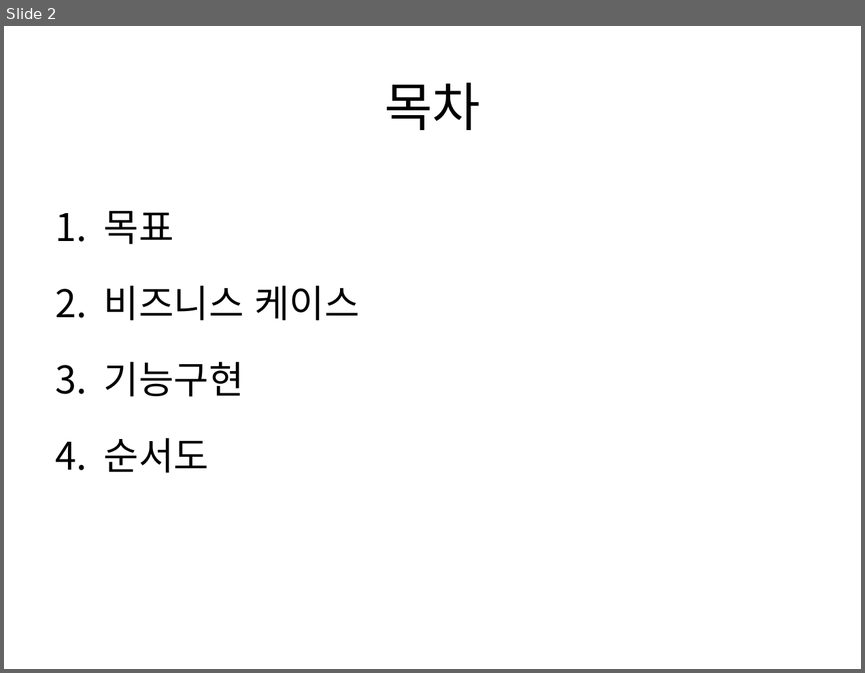
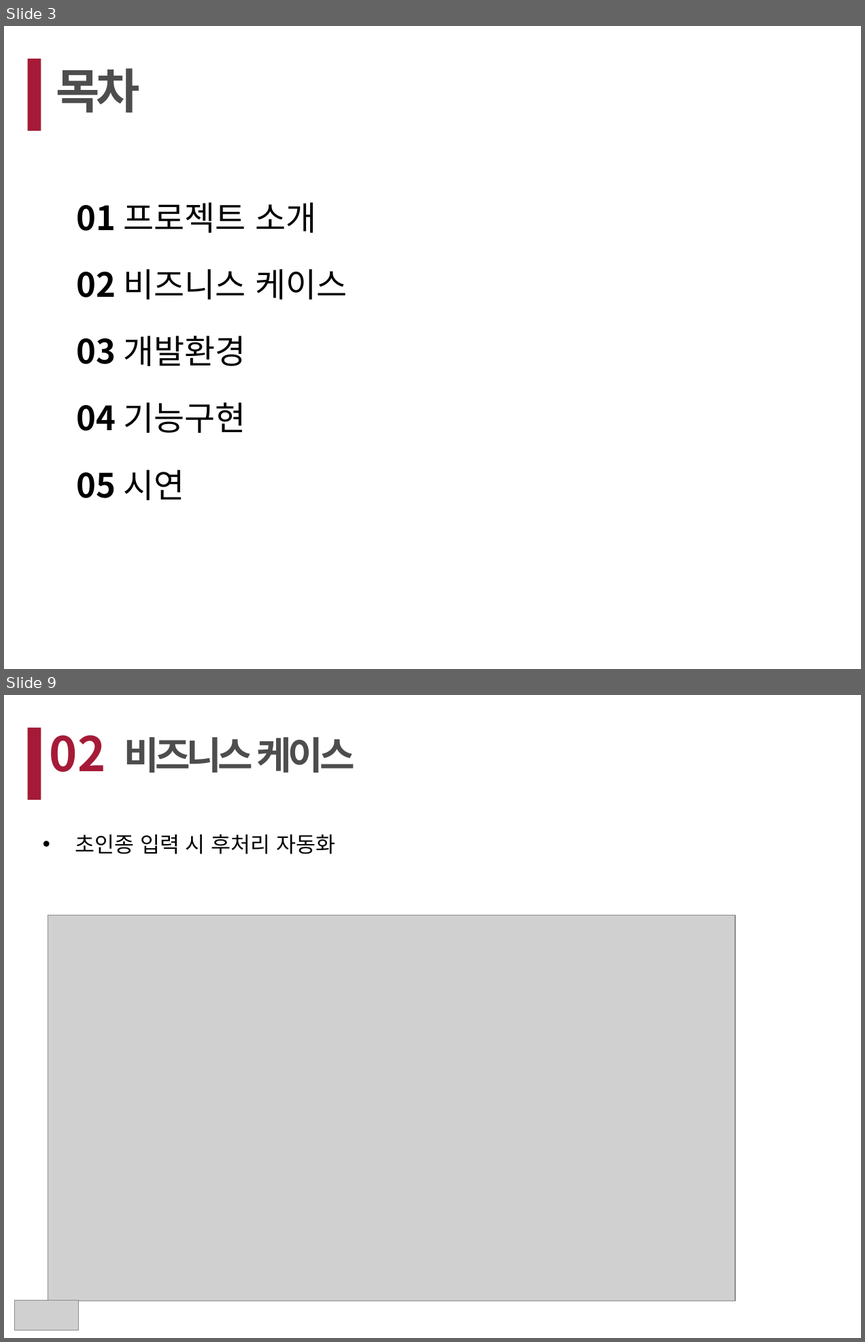
Before and after one commit to choitom/LG_SW_SMART_DOOR, a slide deck: smart_door.pptx. Shown one above the other, each under a label of ours: slide 2 before the commit, slides 3 and 9 after it; the slides between them are not shown. The pictures are 865x673 and 865x1342 pixels, drawn with LibreOffice and Linux fonts; fonts in the diff are those of the drawing; grey boxes stand for pictures. Boxes give left, top, right and bottom in pixels: in the first picture for what was removed or moved away, otherwise in the second. Text is boxed around its words. In the diff, an @@ line names an element or a change of style, - is before the commit and + after.

```diff
--- a/smart_door.pptx
+++ b/smart_door.pptx
@@ slide 9 added at bbox=[4, 695, 861, 1338], background #FFFFFF @@
@@ rectangle added at bbox=[28, 728, 41, 800], fill #A51B37 @@
@@ text added at bbox=[50, 735, 106, 772], 40 pt, text #A51B37, bold @@
+02
@@ text added at bbox=[124, 737, 355, 773], 32 pt, text #4D4D4D, bold @@
+비즈니스 케이스
@@ text added at bbox=[75, 834, 335, 854], 18 pt, text #000000 @@
+• 초인종 입력 시 후처리 자동화
@@ picture added at bbox=[48, 915, 735, 1301] @@
@@ picture added at bbox=[14, 1300, 79, 1330] @@
@@ what was slide 2 is now slide 3 @@
@@ slide 3 changed as well @@
@@ rectangle added at bbox=[28, 59, 41, 131], fill #A51B37 @@
@@ text "목차": place and size @@
-text "목차" at bbox=[384, 82, 481, 130]
+text "목차" at bbox=[56, 68, 140, 113]
@@ text "목차" at bbox=[56, 68, 140, 113]: size 44 to 40 pt, text colour #000000 to #4D4D4D, letter spacing 0 to -3 pt, bold on; alignment centre to justified; vertical alignment middle to top @@
@@ text at bbox=[77, 202, 347, 500]: text changed; size 32 to 28 pt @@
-1. 목표
-2. 비즈니스 케이스
-3. 기능구현
-4. 순서도
+01 프로젝트 소개
+02 비즈니스 케이스
+03 개발환경
+04 기능구현
+05 시연
```
Also in this commit, not shown: 3 other slides changed, 14 other slides added, 4 slides removed.
